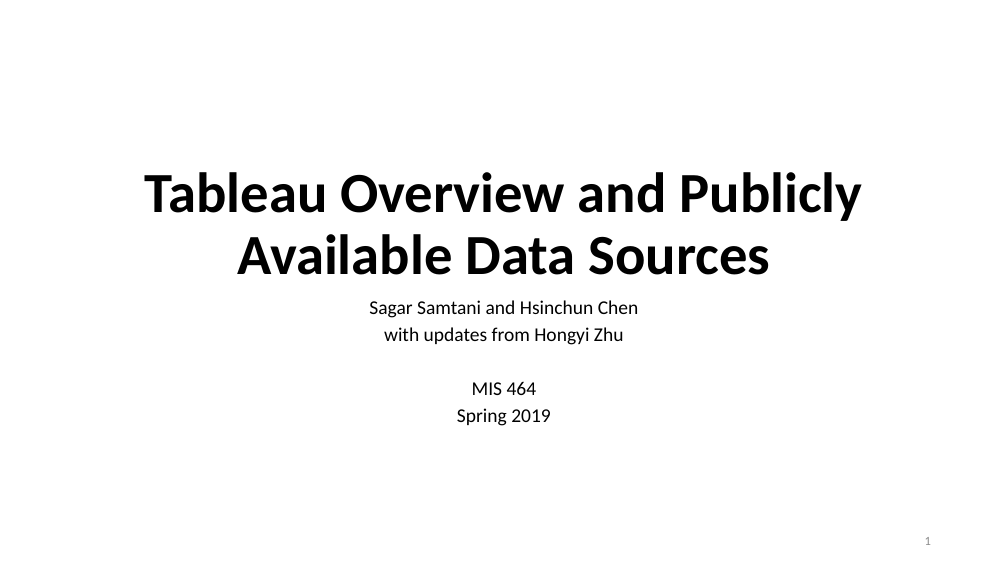
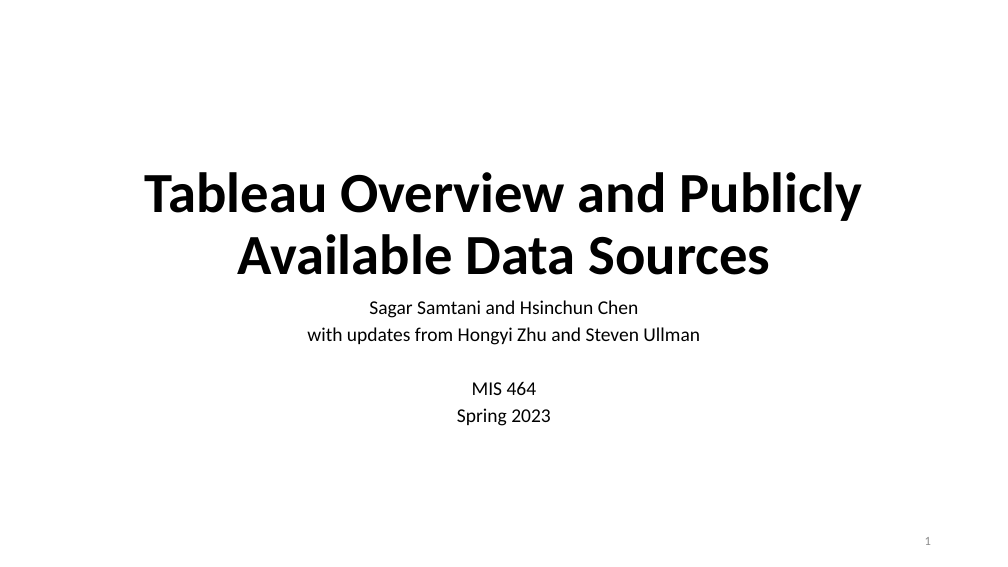
Before and after one commit to ailab-ua/courses, a slide deck: slide 1 of resources/tableau_overview_and_example_ss_hz_updated.pptx. Drawn at 1008x567 pixels with LibreOffice and Linux fonts; fonts in the diff are those of the drawing. Boxes give left, top, right and bottom in pixels: in the first picture for what was removed or moved away, otherwise in the second. Text is boxed around its words. In the diff, an @@ line names an element or a change of style, - is before the commit and + after.

Commit message:
Tableau updates.

```diff
--- a/resources/tableau_overview_and_example_ss_hz_updated.pptx
+++ b/resources/tableau_overview_and_example_ss_hz_updated.pptx
@@ subtitle at (x1=307, y1=327, x2=700, y2=345): text changed @@
-with updates from Hongyi Zhu
+with updates from Hongyi Zhu and Steven Ullman
@@ subtitle at (x1=457, y1=408, x2=551, y2=426): text changed @@
-Spring 2019
+Spring 2023
```
Also in this commit, not shown: 4 other slides changed, 1 other file.
